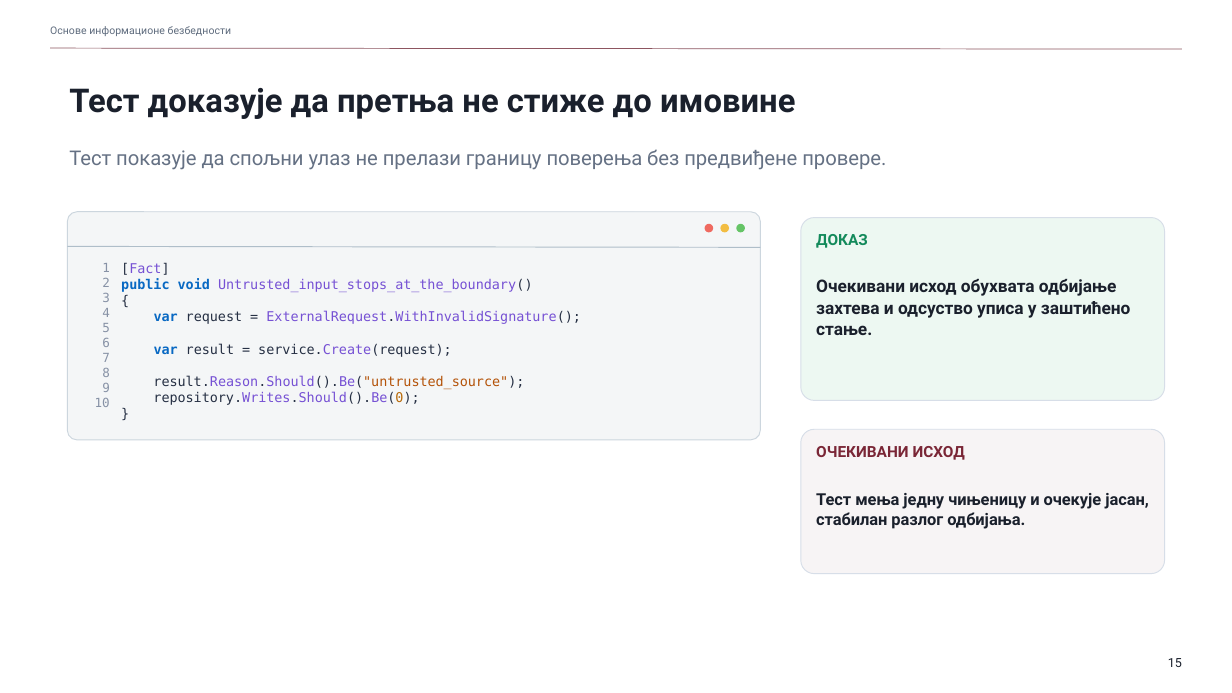
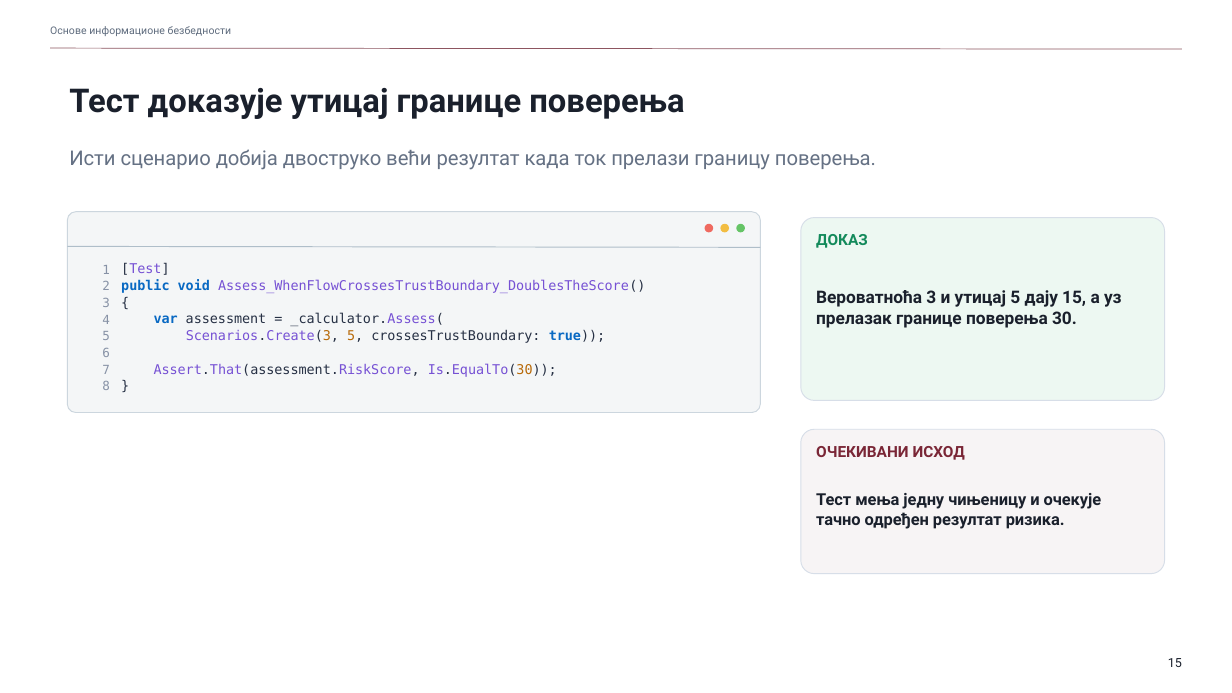
Before and after one commit to owlCoder/ftn-nastavni-materijali, a slide deck: slide 15 of 02 Osnove Informacione Bezbednosti/02 Prezentacije/PPTX/04_Imovina_granice_poverenja_i_threat_modeling.pptx. Drawn at 1232x693 pixels with LibreOffice and Linux fonts; fonts in the diff are those of the drawing. Boxes give left, top, right and bottom in pixels: in the first picture for what was removed or moved away, otherwise in the second. Text is boxed around its words. In the diff, an @@ line names an element or a change of style, - is before the commit and + after.

Commit message:
Align OIB decks with the examples and hold checkpoints every second exercise
Code slides in OIB decks 01-08 now quote the exercise code and its NUnit
tests, concept slides carry statements specific to each concept, and line
numbers stay level with the code. The intro deck lists checkpoints after
exercises 2, 4, 6 and 8 and names the live portal address.

```diff
--- a/02 Osnove Informacione Bezbednosti/02 Prezentacije/PPTX/04_Imovina_granice_poverenja_i_threat_modeling.pptx
+++ b/02 Osnove Informacione Bezbednosti/02 Prezentacije/PPTX/04_Imovina_granice_poverenja_i_threat_modeling.pptx
@@ text at box(69, 88, 684, 119): text changed @@
-Тест доказује да претња не стиже до имовине
+Тест доказује утицај границе поверења
@@ text at box(69, 149, 876, 170): text changed @@
-Тест показује да спољни улаз не прелази границу поверења без предвиђене провере.
+Исти сценарио добија двоструко већи резултат када ток прелази границу поверења.
@@ rounded rectangle: place and size @@
-rounded rectangle at box(67, 212, 761, 440)
+rounded rectangle at box(67, 212, 761, 412)
@@ text "1" at box(102, 265, 110, 390): line spacing 1 to 13pt @@
@@ text "[Test]" at box(121, 262, 646, 377): line spacing 1 to 13pt @@
@@ text at box(121, 262, 646, 293): text changed @@
-[Fact]
-public void Untrusted_input_stops_at_the_boundary()
+[Test]
+public void Assess_WhenFlowCrossesTrustBoundary_DoublesTheScore()
@@ text at box(816, 290, 1122, 328): text changed @@
-Очекивани исход обухвата одбијање захтева и одсуство уписа у заштићено стање.
+Вероватноћа 3 и утицај 5 дају 15, а уз прелазак границе поверења 30.
@@ text at box(154, 312, 605, 377): text changed @@
-var request = ExternalRequest.WithInvalidSignature();
-var result = service.Create(request);
-result.Reason.Should().Be("untrusted_source");
-repository.Writes.Should().Be(0);
+var assessment = _calculator.Assess(
+Scenarios.Create(3, 5, crossesTrustBoundary: true));
+Assert.That(assessment.RiskScore, Is.EqualTo(30));
@@ text at box(95, 383, 110, 407): paragraphs removed @@
-9
-10
@@ text at box(816, 493, 1102, 529): text changed @@
-Тест мења једну чињеницу и очекује јасан, стабилан разлог одбијања.
+Тест мења једну чињеницу и очекује тачно одређен резултат ризика.
```
Also in this commit, not shown: 6 other slides changed, 17 other files.
